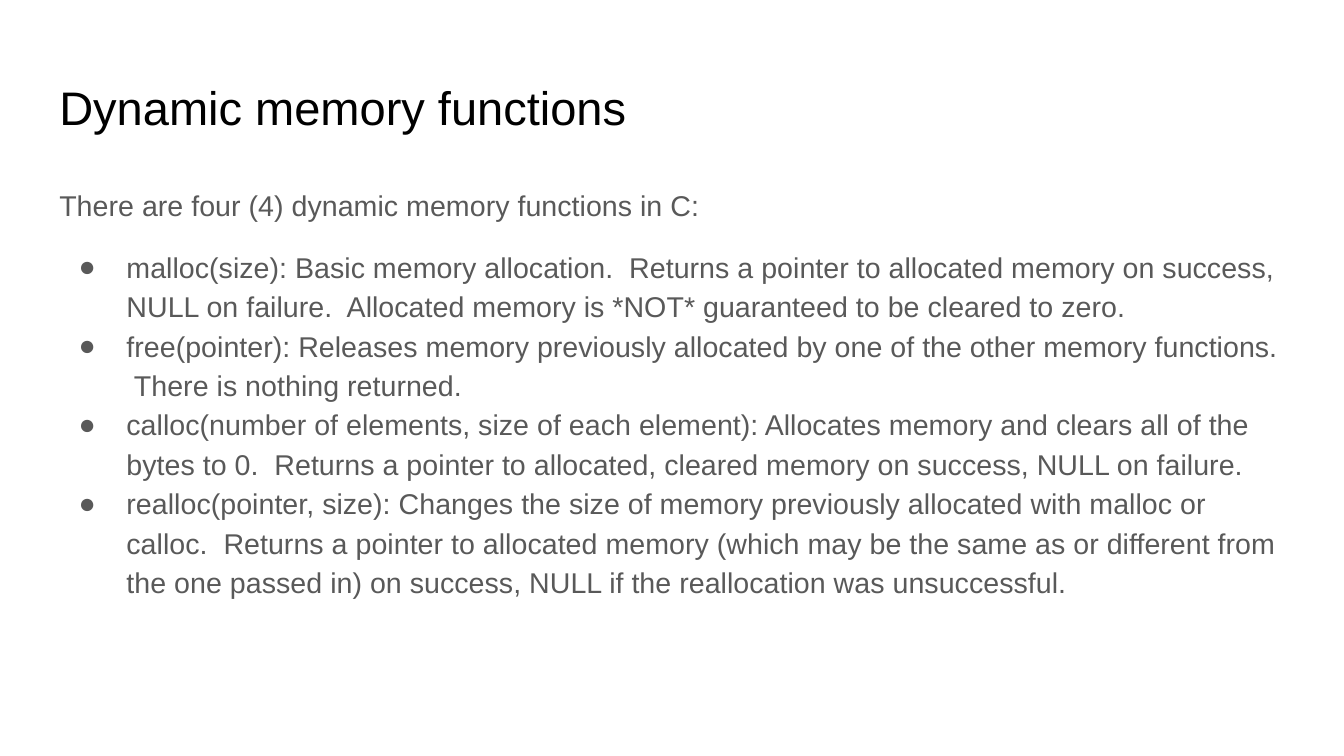
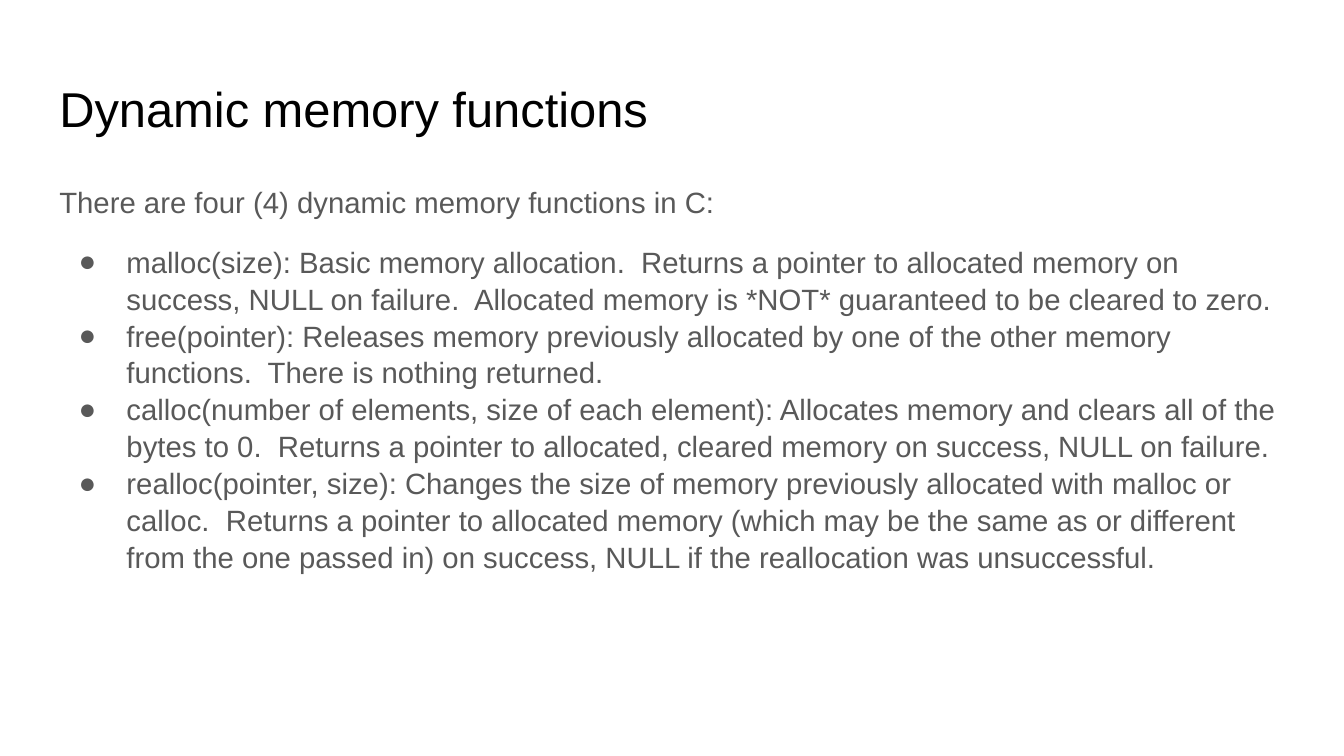
Before and after one commit to brian-card/data-structures, a slide deck: slide 2 of 00 - Dynamic Memory/Dynamic Memory in C.pptx. Drawn at 1344x756 pixels with LibreOffice and Linux fonts; fonts in the diff are those of the drawing. Boxes give left, top, right and bottom in pixels: in the first picture for what was removed or moved away, otherwise in the second. Text is boxed around its words. In the diff, an @@ line names an element or a change of style, - is before the commit and + after.

```diff
--- a/00 - Dynamic Memory/Dynamic Memory in C.pptx
+++ b/00 - Dynamic Memory/Dynamic Memory in C.pptx
@@ title "Dynamic memory functions" at box(59, 91, 647, 137): size 25.2 to 26.2 pt @@
@@ text "There are four (4) dynamic ..." at box(59, 191, 1275, 574): size 15.3 to 15.7 pt; line spacing 1.15 to 1.05 @@
```
Also in this commit, not shown: 10 other slides changed, 1 slide added.
